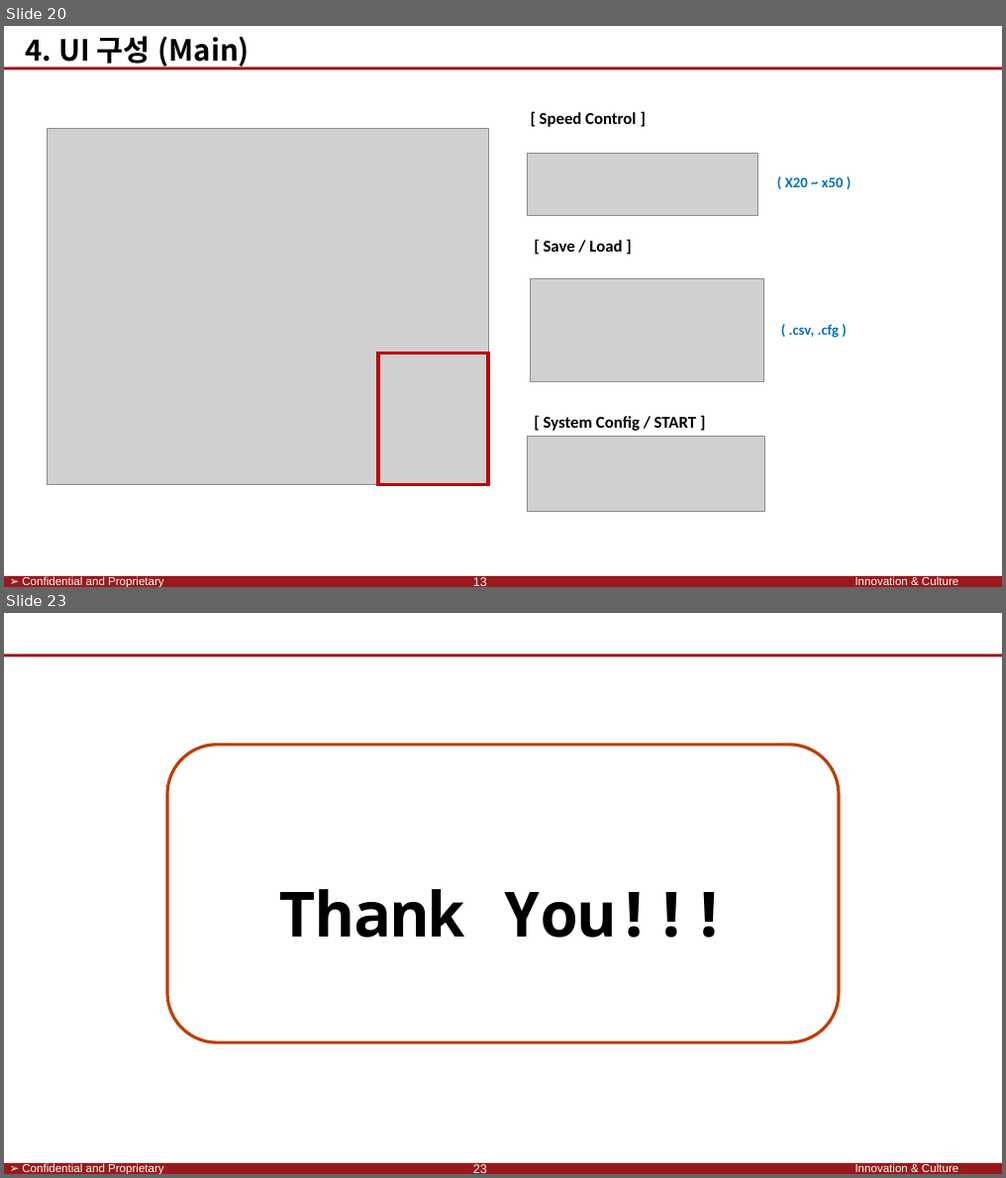
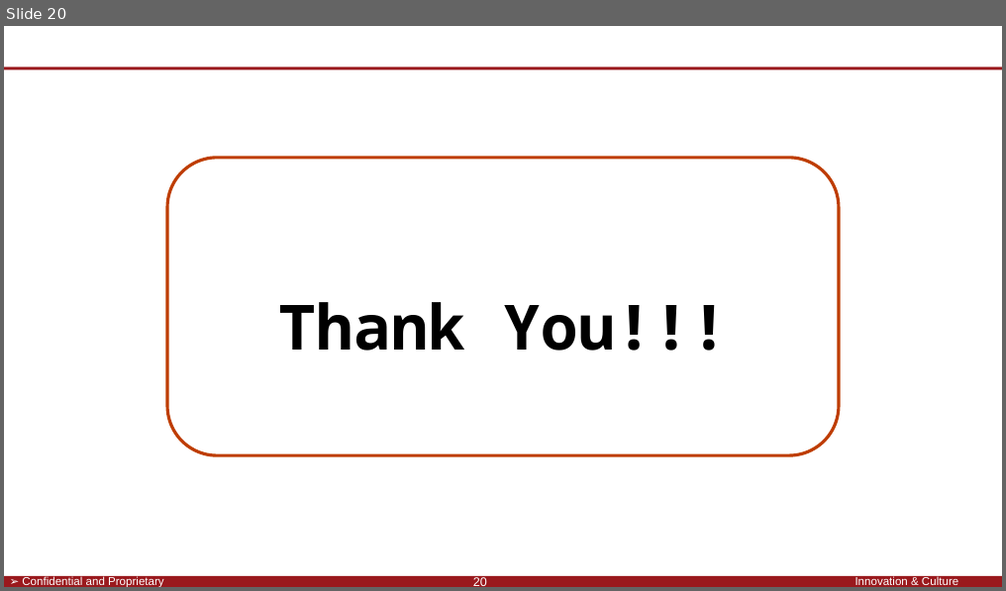
Before and after one commit to SaintSeong/JusungProject, a slide deck: A조 발표/A조 발표.pptx. Shown one above the other, each under a label of ours: slides 20 and 23 before the commit, slide 20 after it; the slides between them are not shown. The pictures are 1006x1178 and 1006x591 pixels, drawn with LibreOffice and Linux fonts; fonts in the diff are those of the drawing; grey boxes stand for pictures; background and template pictures are left out. Boxes give left, top, right and bottom in pixels: in the first picture for what was removed or moved away, otherwise in the second. Text is boxed around its words. In the diff, an @@ line names an element or a change of style, - is before the commit and + after.

```diff
--- a/A조 발표/A조 발표.pptx
+++ b/A조 발표/A조 발표.pptx
@@ slide 20 removed at bbox=[4, 26, 1002, 587], background #FFFFFF; not listed: 4 template elements that a slide beside it also shows @@
@@ text removed at bbox=[26, 36, 250, 69] @@
-4. UI 구성 (Main)
@@ text removed at bbox=[540, 112, 636, 127] @@
-[ Speed Control ]
@@ picture removed at bbox=[47, 129, 488, 485] @@
@@ picture removed at bbox=[527, 154, 757, 215] @@
@@ text removed at bbox=[785, 177, 844, 187] @@
-( X20 ~ x50 )
@@ text removed at bbox=[544, 240, 622, 252] @@
-[ Save / Load ]
@@ picture removed at bbox=[531, 279, 763, 382] @@
@@ text removed at bbox=[789, 324, 839, 338] @@
-( .csv, .cfg )
@@ rectangle removed at bbox=[378, 353, 488, 485] @@
@@ picture removed at bbox=[527, 436, 764, 512] @@
@@ text removed at bbox=[544, 416, 696, 431] @@
-[ System Config / START ]
@@ text removed at bbox=[473, 577, 487, 586] @@
-13
@@ what was slide 23 is now slide 20 @@
@@ page number at bbox=[473, 577, 487, 586]: text changed @@
-23
+20
```
Also in this commit, not shown: 16 slides changed, 1 slide added, 3 other slides removed.
